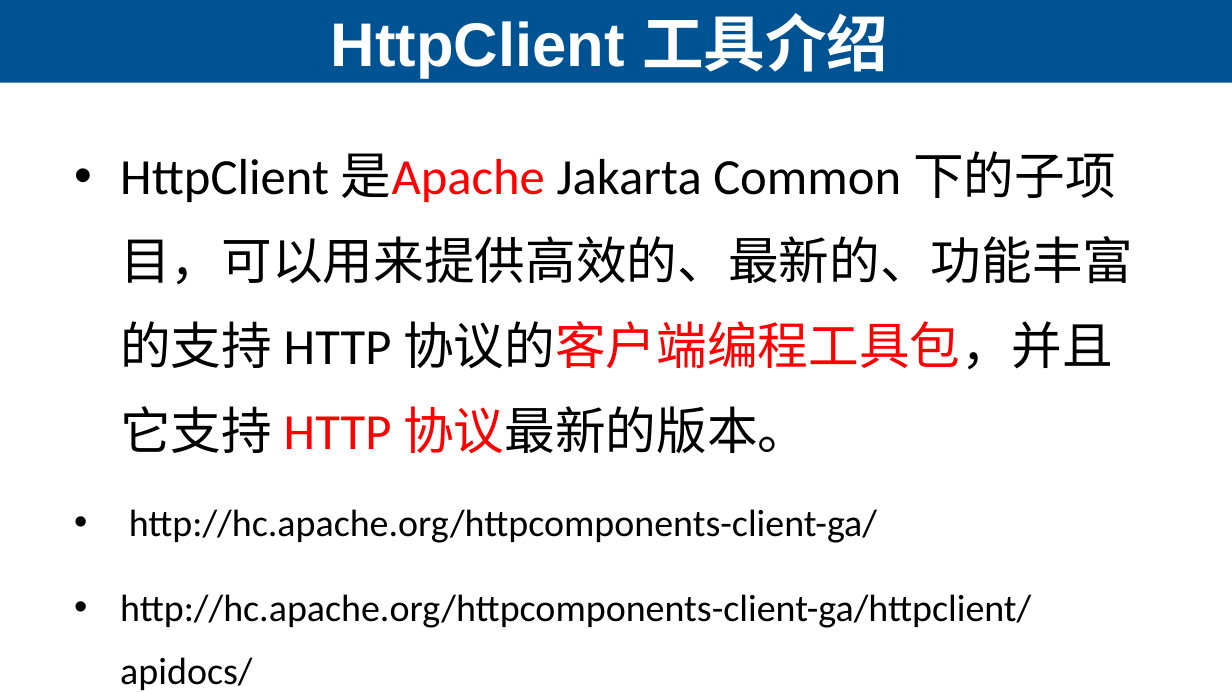
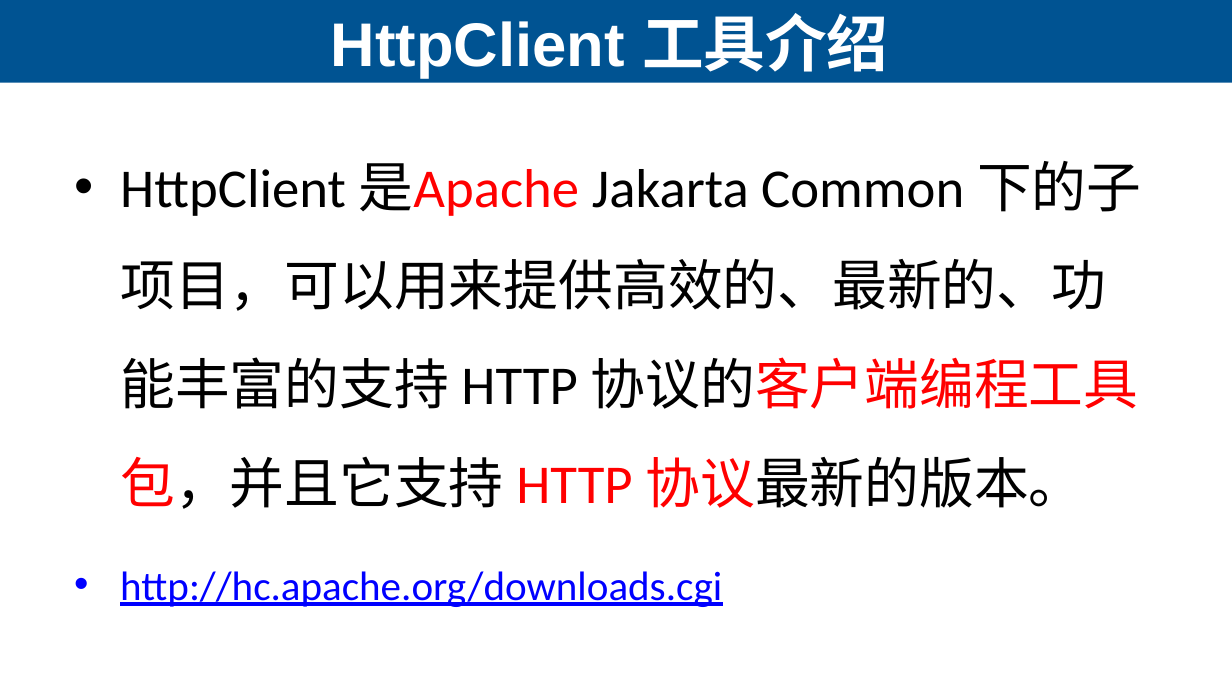
Before and after one commit to edu2act/course-interface-testing, a slide deck: slide 6 of materials/slides/ch04/01 接口测试自动化基础.pptx. Drawn at 1232x693 pixels with LibreOffice and Linux fonts; fonts in the diff are those of the drawing. Boxes give left, top, right and bottom in pixels: in the first picture for what was removed or moved away, otherwise in the second. Text is boxed around its words. In the diff, an @@ line names an element or a change of style, - is before the commit and + after.

```diff
--- a/materials/slides/ch04/01 接口测试自动化基础.pptx
+++ b/materials/slides/ch04/01 接口测试自动化基础.pptx
@@ background #CCE8CF to #FFFFFF @@
@@ text at [120,161,1141,509]: size 29.6 to 32 pt in "HttpClient 是Apache Jakarta Common 下的子项目，可以用来提供高效的、最新的、功能丰富的支 ..."; line spacing 1.4 to 1.5 @@
@@ text at [120,571,722,607]: text changed; size 22.2 to 24 pt; text colour #000000 to #0000FF @@
-• http://hc.apache.org/httpcomponents-client-ga/
-• http://hc.apache.org/httpcomponents-client-ga/httpclient/apidocs/
+• http://hc.apache.org/downloads.cgi
```
Also in this commit, not shown: 8 other slides changed, 50 other files.
